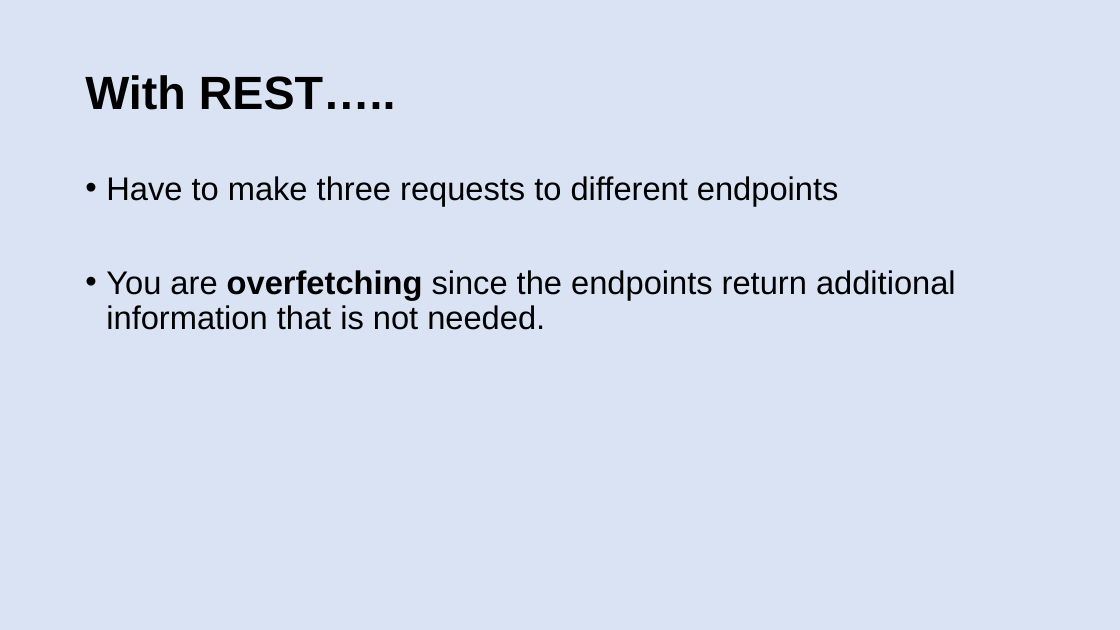
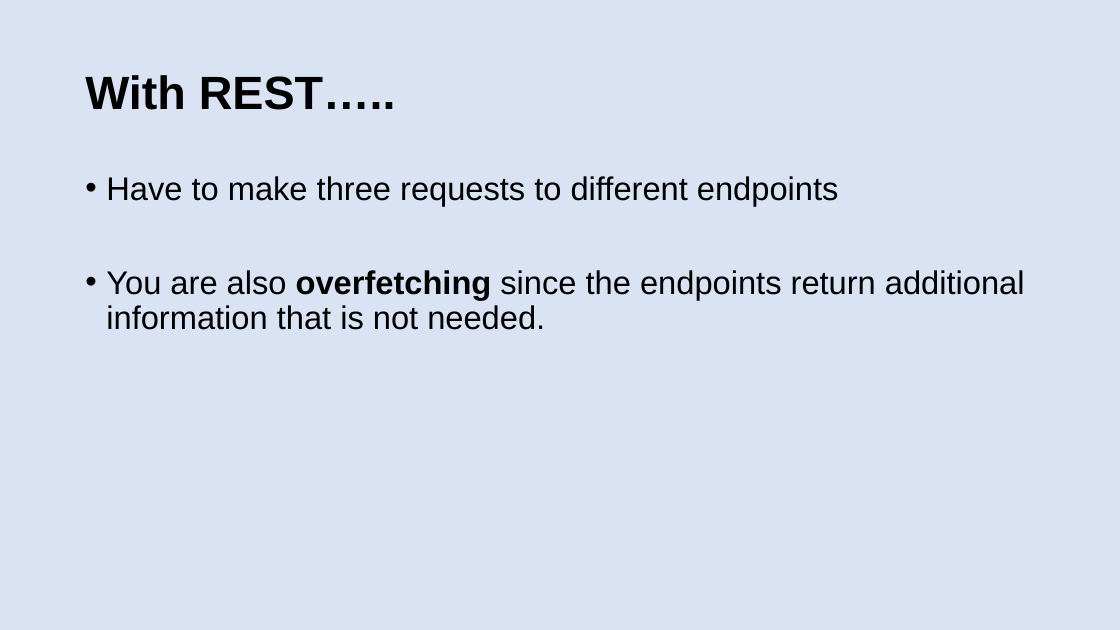
Before and after one commit to patelg123/graphql-presentation, a slide deck: slide 22 of current.pptx. Drawn at 1120x630 pixels with LibreOffice and Linux fonts; fonts in the diff are those of the drawing. Boxes give left, top, right and bottom in pixels: in the first picture for what was removed or moved away, otherwise in the second. Text is boxed around its words. In the diff, an @@ line names an element or a change of style, - is before the commit and + after.

```diff
--- a/current.pptx
+++ b/current.pptx
@@ text at box(106, 270, 1025, 330): text changed @@
-• You are overfetching since the endpoints return additional information that is not needed.
+• You are also overfetching since the endpoints return additional information that is not needed.
```
Also in this commit, not shown: 15 other slides changed, 1 slide added, 1 slide removed.
